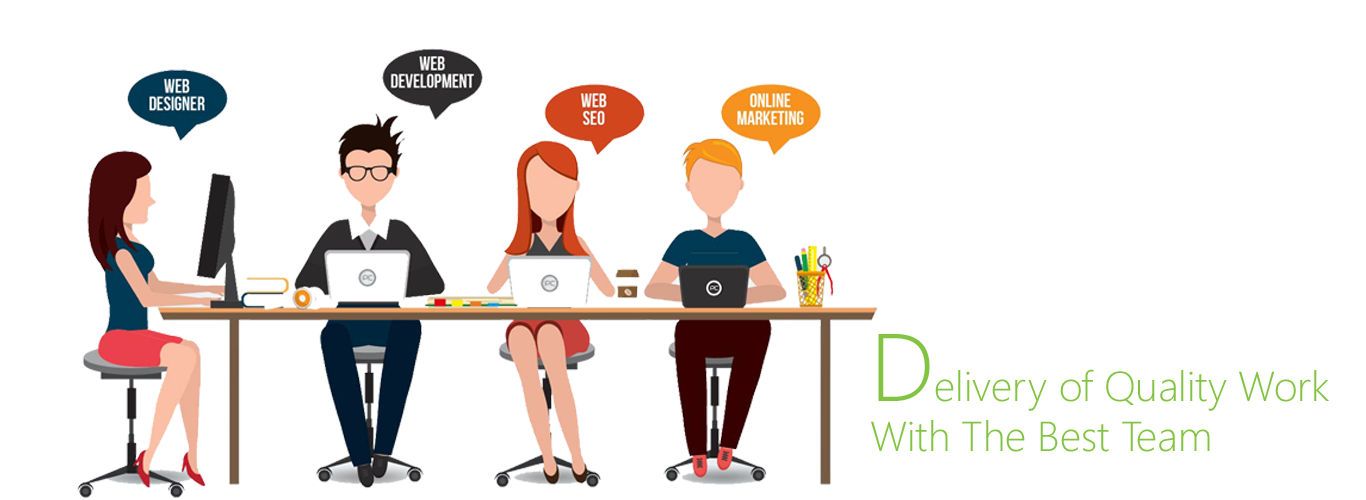
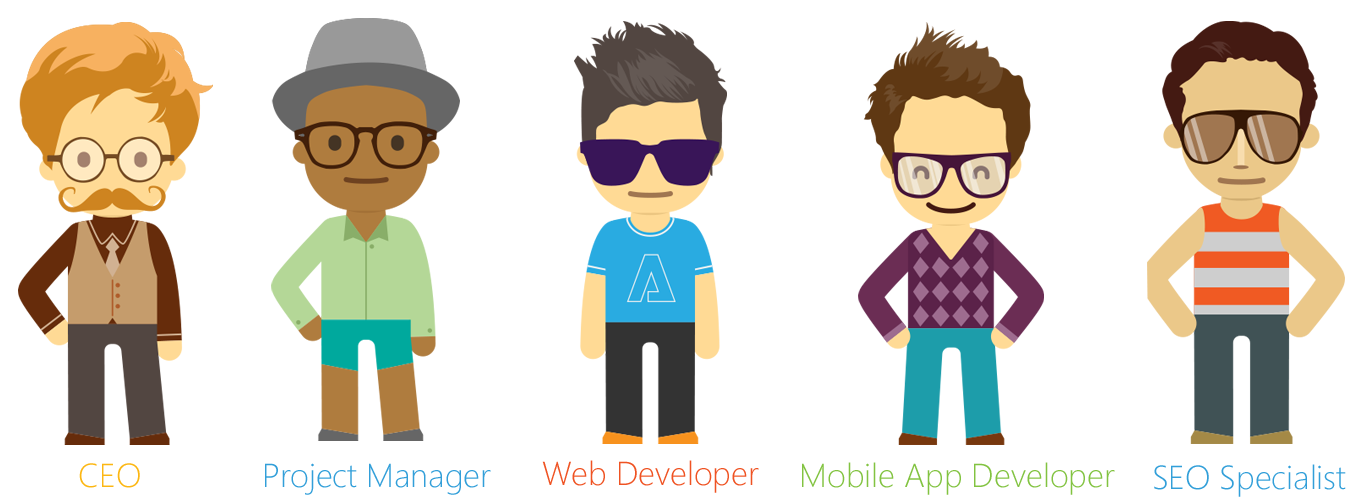
Layers edited between the first and the second 1366 × 500 image:
added group "team" with 10 layers above "4" over left=18, top=18, right=1346, bottom=497
added layer "Vector Smart Object" (1st of 8, in "team") in group "team" over left=271, top=18, right=460, bottom=441
added layer "Vector Smart Object" (2nd of 8, in "team") in group "team" over left=1147, top=21, right=1345, bottom=444
added layer "Project Manager" in group "team" over left=265, top=463, right=491, bottom=495
added layer "SEO Specialist" in group "team" over left=1154, top=464, right=1346, bottom=497
added layer "Vector Smart Object" (3rd of 8, in "team") in group "team" over left=858, top=22, right=1044, bottom=445
added layer "Vector Smart Object" (4th of 8, in "team") in group "team" over left=574, top=21, right=727, bottom=444
added layer "Mobile App Developer" in group "team" over left=802, top=462, right=1115, bottom=495
added layer "Web Developer" in group "team" over left=542, top=460, right=759, bottom=493
added layer "CEO" in group "team" over left=79, top=463, right=140, bottom=488
added layer "Vector Smart Object" (5th of 8, in "team") in group "team" over left=18, top=22, right=213, bottom=445
moved "Delivery of Quality Work With The Best Team" into group "1", painted on it over left=871, top=334, right=1329, bottom=452
moved "Layer 2" into group "1" over left=76, top=48, right=879, bottom=498
